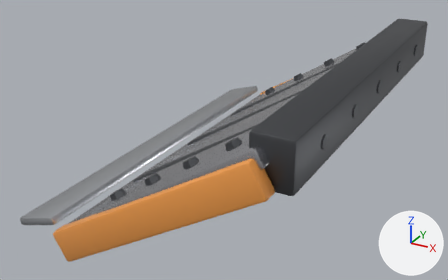
What one commit did to the glTF model Arena/assets/parts/utility/rear_wedge.glb.
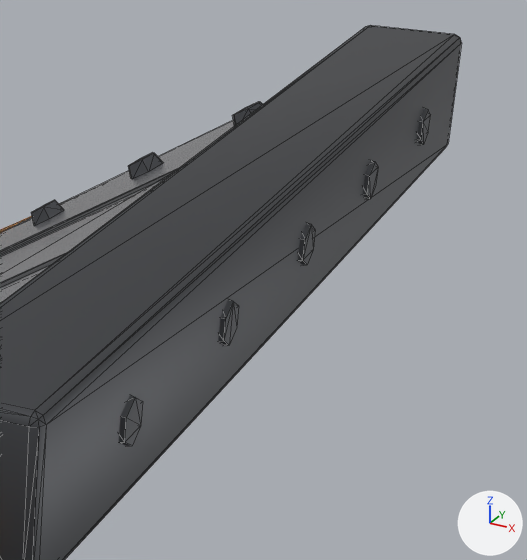
Each version appears first whole from a 50 mm camera at (0.184, -0.609, 0.267) aimed at (-0.137, -0.026, -0.025), and next in a close-up on the part from 63% to 100% of the width and 4% to 66% of the height. Arrows for +X, +Y and +Z are at lower right; the lights stay in place. The first two pictures are the older version. The close-ups show mesh edges as thin lines. Vertices at exactly the same position are counted once.

Script lines for the objects in view, before the commit:
```python
me_body = bpy.data.meshes.new('body')
me_body.from_pydata(...)  # 604 vertices, 1124 faces; spans x -0.264..0.032, y -0.239..0.239, z -0.086..0.084
# faces by material slot: [216, 108, 108, 692]
me_body.materials.append(mat_livery)  # orange #ed9b4b
me_body.materials.append(mat_steel)  # light grey #cbced3
me_body.materials.append(mat_titanium)  # light grey #bfbfc4
me_body.materials.append(mat_dark_metal)  # dark grey #5f6165
ob_body = bpy.data.objects.new('body', me_body)
ob_body.location = (0.0, 0.0, 0.0)
```
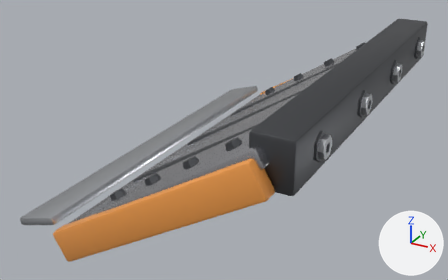
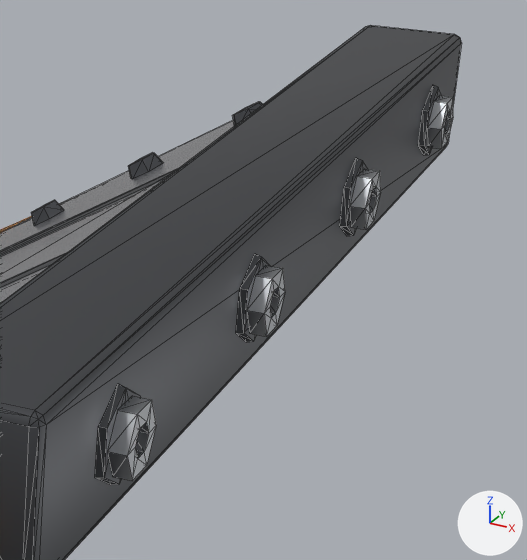
Changed parts and their boxes (x1, y1, x2, y2) in the close-ups (527 x 560 px):
part 1 of me_body, added
    after: (418, 85, 441, 155)
part 2 of me_body, added
    after: (340, 158, 367, 236)
part 3 of me_body, added
    after: (236, 254, 270, 342)
part 4 of me_body, added
    after: (95, 383, 140, 485)
part 5 of me_body, added
    after: (427, 95, 453, 149)
part 6 of me_body, added
    after: (350, 169, 381, 230)
part 7 of me_body, added
    after: (247, 265, 285, 337)
part 8 of me_body, added
    after: (107, 396, 156, 481)
part 9 of me_body, deleted
    before: (218, 299, 239, 346)
part 10 of me_body, deleted
    before: (363, 160, 378, 200)
part 11 of me_body, deleted
    before: (298, 223, 315, 265)
part 12 of me_body, deleted
    before: (417, 108, 430, 145)
part 13 of me_body, deleted
    before: (119, 395, 143, 446)

What the commit changed:
me_body is used by ob_body; location (0.0, 0.0, 0.0).
me_body had 604 vertices, 1124 faces and spanned x -0.264..0.032, y -0.239..0.239, z -0.086..0.084.
me_body now has 760 vertices, 1428 faces and spans x -0.264..0.037, y -0.239..0.239, z -0.086..0.084.
me_body part 1: a new loose piece, a 6-sided cut cone along x (radius 0.0141 at the low end, 0.0134 at the high end) spanning x 0.03..0.0322, y 0.1578..0.1822, z 0.0459..0.0741, in mat_dark_metal (dark grey #5f6165).
me_body part 2: a new loose piece, a 6-sided cut cone along x (radius 0.0141 at the low end, 0.0134 at the high end) spanning x 0.03..0.0322, y 0.0448..0.0692, z 0.0459..0.0741, in mat_dark_metal (dark grey #5f6165).
me_body part 3: a new loose piece, a 6-sided cut cone along x (radius 0.0141 at the low end, 0.0134 at the high end) spanning x 0.03..0.0322, y -0.0692..-0.0448, z 0.0459..0.0741, in mat_dark_metal (dark grey #5f6165).
me_body part 4: a new loose piece, a 6-sided cut cone along x (radius 0.0141 at the low end, 0.0134 at the high end) spanning x 0.03..0.0322, y -0.1822..-0.1578, z 0.0459..0.0741, in mat_dark_metal (dark grey #5f6165).
me_body part 5: a new loose piece of 24 vertices spanning x 0.032..0.037, y 0.16..0.181, z 0.051..0.069, in mat_steel (light grey #cbced3).
me_body part 6: a new loose piece of 24 vertices spanning x 0.032..0.037, y 0.047..0.068, z 0.051..0.069, in mat_steel (light grey #cbced3).
me_body part 7: a new loose piece of 24 vertices spanning x 0.032..0.037, y -0.068..-0.047, z 0.051..0.069, in mat_steel (light grey #cbced3).
me_body part 8: a new loose piece of 24 vertices spanning x 0.032..0.037, y -0.181..-0.16, z 0.051..0.069, in mat_steel (light grey #cbced3).
me_body part 9: the loose piece of 12 vertices spanning x 0.026..0.032, y -0.087..-0.073, z 0.052..0.069 is deleted.
me_body part 10: the loose piece of 12 vertices spanning x 0.026..0.032, y 0.073..0.087, z 0.052..0.069 is deleted.
me_body part 11: the loose piece of 12 vertices spanning x 0.026..0.032, y -0.007..0.007, z 0.052..0.068 is deleted.
Part 12, on me_body:
12 vertices are removed from x 0.026..0.032, y 0.153..0.167, z 0.052..0.068.
20 faces are deleted.
Part 13, on me_body:
12 vertices are removed from x 0.026..0.032, y -0.167..-0.153, z 0.052..0.068.
20 faces are deleted.
Other edits to the shape of me_body do not show in these pictures.
